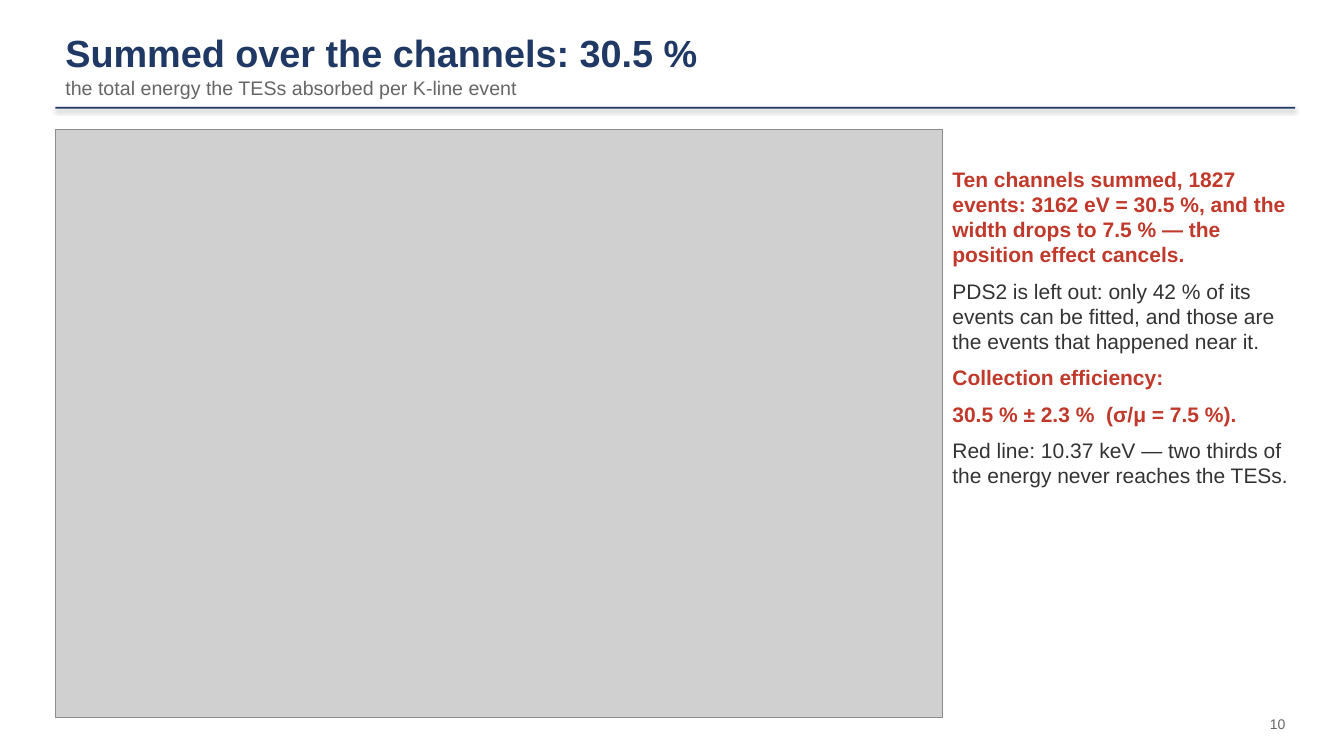
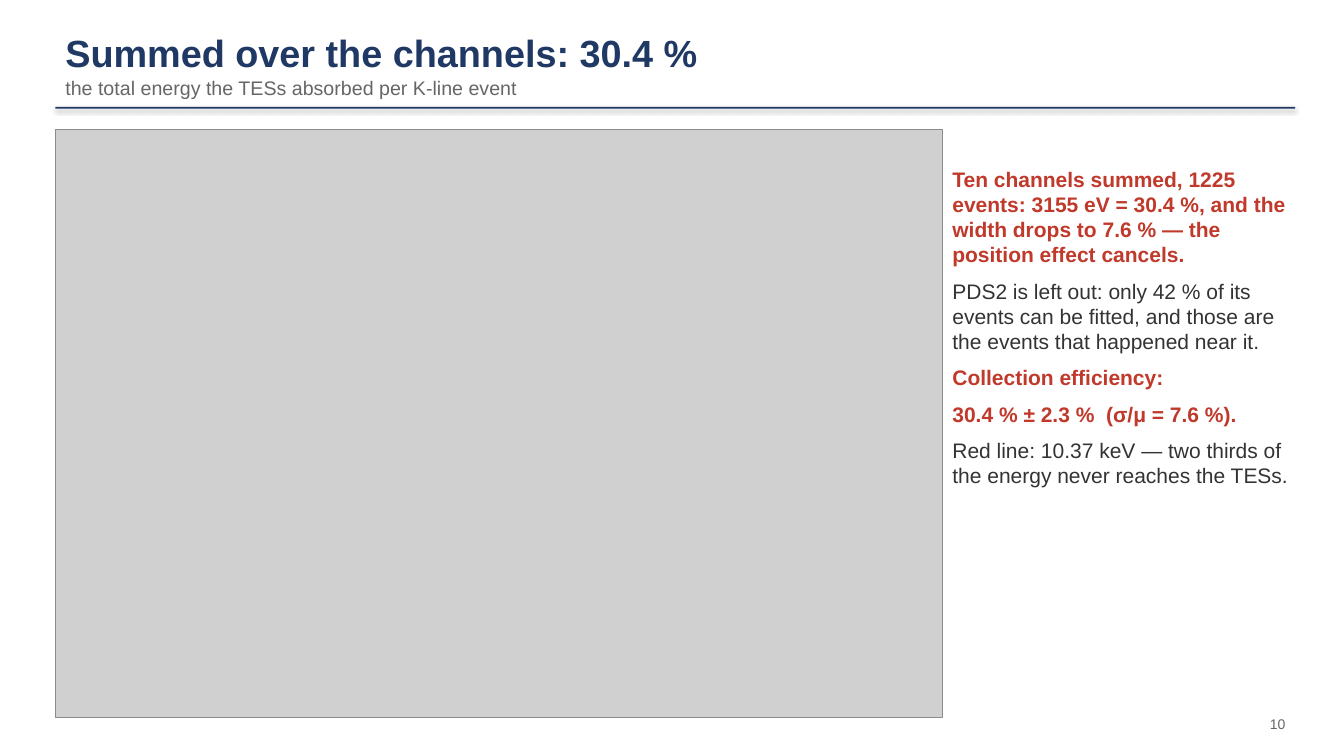
Before and after one commit to ZhihengLi0/urop, a slide deck: slide 10 of snolab_run4_phonon_pulse_analysis/collection_efficiency/presentation/SNOLAB_R4_collection_efficiency_20260910.pptx. Drawn at 1344x756 pixels with LibreOffice and Linux fonts; fonts in the diff are those of the drawing; grey boxes stand for pictures. Boxes give left, top, right and bottom in pixels: in the first picture for what was removed or moved away, otherwise in the second. Text is boxed around its words. In the diff, an @@ line names an element or a change of style, - is before the commit and + after.

```diff
--- a/snolab_run4_phonon_pulse_analysis/collection_efficiency/presentation/SNOLAB_R4_collection_efficiency_20260910.pptx
+++ b/snolab_run4_phonon_pulse_analysis/collection_efficiency/presentation/SNOLAB_R4_collection_efficiency_20260910.pptx
@@ text at box(65, 39, 654, 68): text changed @@
-Summed over the channels: 30.5 %
+Summed over the channels: 30.4 %
@@ text at box(952, 171, 1285, 267): text changed @@
-Ten channels summed, 1827 events: 3162 eV = 30.5 %, and the width drops to 7.5 % — the position effect cancels.
+Ten channels summed, 1225 events: 3155 eV = 30.4 %, and the width drops to 7.6 % — the position effect cancels.
@@ text at box(952, 369, 1199, 426): text changed @@
-Collection efficiency:
-30.5 % ± 2.3 % (σ/μ = 7.5 %).
+Collection efficiency:
+30.4 % ± 2.3 % (σ/μ = 7.6 %).
```
Also in this commit, not shown: 6 other slides changed, 31 other files.
